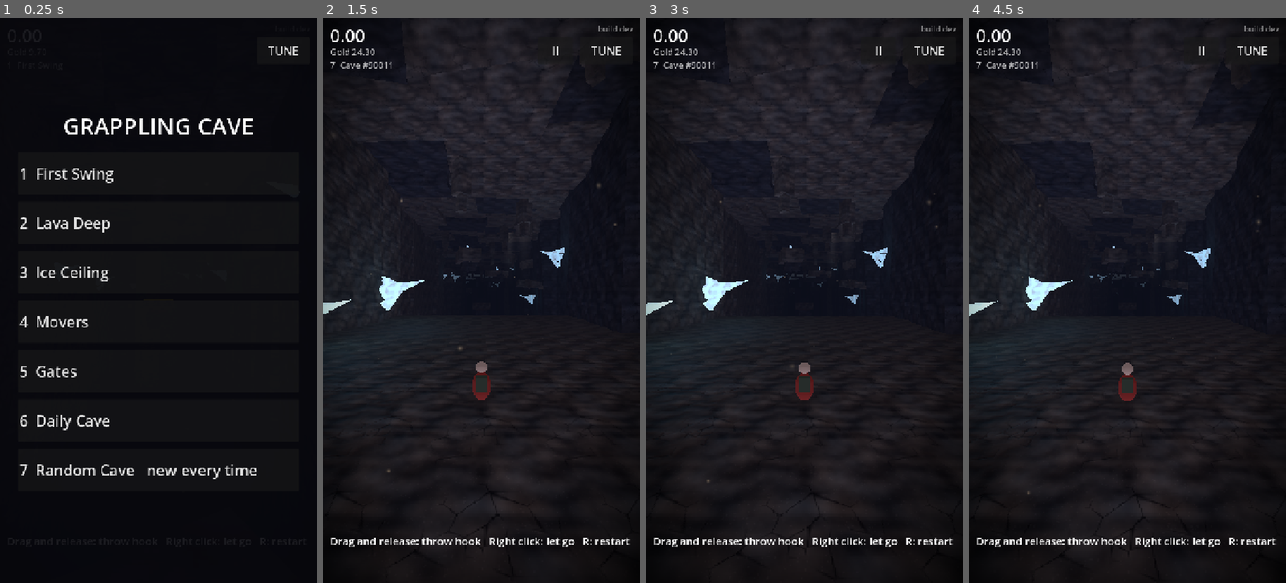
Above: before the commit, frames 1-4 (left to right).
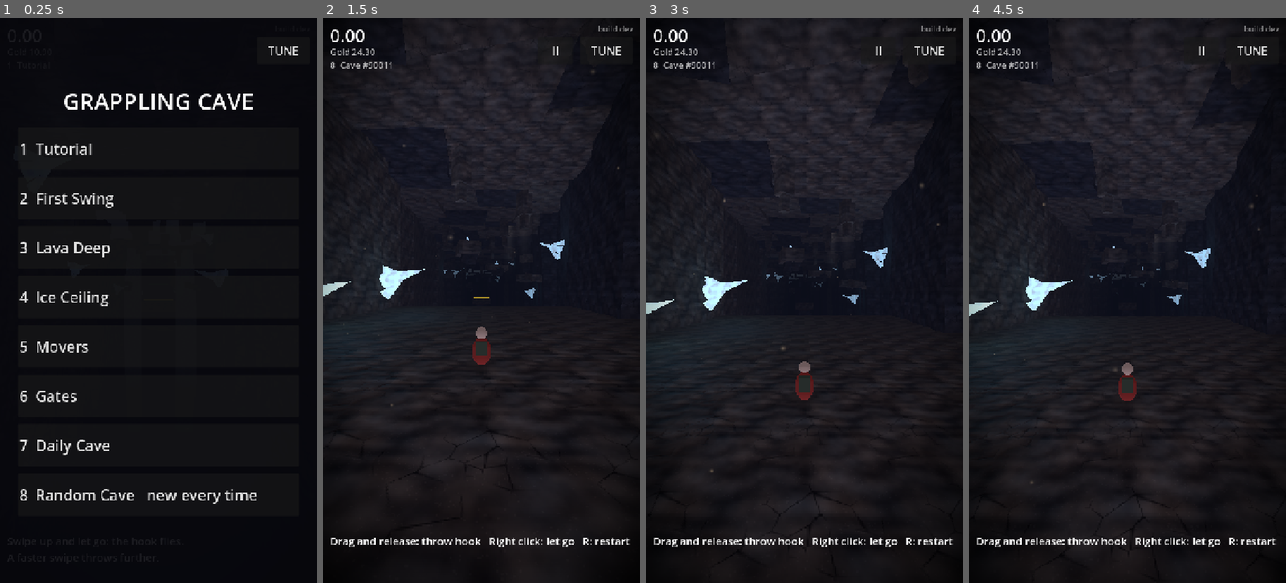
Above: after the commit, the same moments.

Repository: j4nric/Grappling-hook-app
Game: Godot game, scene res://scenes/main.tscn
The game is run twice, just before and just after one commit, with the same random seed, the same clock (stepped at 60 frames per second) and the same inputs.
Inputs (mouse positions are in pixels of both pictures, inside the frame that each line leads up to):
- Up to frame 1 (0.25 s): no input
- Up to frame 2 (1.5 s): click (481, 470) at 0.5 s, where only the run before the commit has a clickable "7 Random Cave new every time"; click (481, 492) at 1.25 s, where only the run after the commit has a clickable "8 Random Cave new every time"
- Up to frame 3 (3 s): click "TUNE" at 2 s; click "Play" at 2.75 s
- Up to frame 4 (4.5 s): click "II" at 3.5 s; click "Restart" at 4.25 s

The runs differ from the first frame. In frame 1, 5.5% of the frame differs, in the area x 6-82%, y 13-86%; in frame 2, 1.7%; in frame 3, 0.2%; in frame 4, less than 0.1%.

Commit message:
Musik nach Tempo und Tutorial-Level
Co-Authored-By: Claude Opus 5.5 <noreply@anthropic.com>
Claude-Session: https://claude.ai/code/session_01NprrisYecDf1UXiA34pvZx

Diff:
--- /dev/null
+++ b/scenes/levels/level_00.tscn
@@ -0,0 +1,13 @@
+[gd_scene load_steps=2 format=3]
+
+[ext_resource type="Script" path="res://scripts/level.gd" id="1_level"]
+
+[node name="Level" type="Node3D"]
+script = ExtResource("1_level")
+level_name = "Tutorial"
+gold_time = 10.9
+silver_time = 15.4
+bronze_time = 30.0
+layout_seed = 7
+segments = [{"length": 50.0, "width": 30.0, "ceiling": 20.0, "floor": "ground", "stalactites": 0.8, "crystals": 2, "shafts": 1}, {"length": 45.0, "width": 32.0, "ceiling": 22.0, "stalactites": 1.0, "crystals": 2, "shafts": 1}, {"length": 50.0, "width": 34.0, "ceiling": 24.0, "ice": 1.0, "checkpoint": true, "stalactites": 0.4, "outcrops": 0.5, "crystals": 2, "anchor_spacing": 14.0}, {"length": 50.0, "width": 34.0, "ceiling": 24.0, "checkpoint": true, "stalactites": 0.8, "crystals": 2, "gate": [0.0, 16.0]}, {"length": 30.0, "width": 30.0, "ceiling": 20.0, "floor": "ground", "stalactites": 0.5, "crystals": 1}]
+hints = [[0.0, "Swipe up and let go: the hook flies.\nA faster swipe throws further."], [-40.0, "Throw again while you fly:\nchain throws keep your speed."], [-95.0, "Ice does not hold the hook.\nAim for rock: stalactites, ledges."], [-150.0, "Fly through the gap in the ice wall.\nSwipe to the side to steer."], [-200.0, "Tap to let go of the rope.\nHold two fingers to restart."]]
--- a/scenes/main.tscn
+++ b/scenes/main.tscn
@@ -11,6 +11,7 @@
 [ext_resource type="Script" path="res://scripts/debug_overlay.gd" id="10_debug"]
 [ext_resource type="Script" path="res://scripts/pause_menu.gd" id="11_pause"]
 [ext_resource type="Script" path="res://scripts/speed_lines.gd" id="12_lines"]
+[ext_resource type="Script" path="res://scripts/music.gd" id="14_music"]
 [ext_resource type="Texture2D" path="res://assets/textures/vignette.png" id="13_vignette"]
 
 [sub_resource type="Environment" id="env"]
@@ -62,6 +63,11 @@
 player = NodePath("../Player")
 game = NodePath("..")
 
+[node name="Music" type="Node" parent="." node_paths=PackedStringArray("player", "game")]
+script = ExtResource("14_music")
+player = NodePath("../Player")
+game = NodePath("..")
+
 [node name="CameraRig" type="Node3D" parent="." node_paths=PackedStringArray("target", "view_camera")]
 script = ExtResource("4_camera")
 target = NodePath("../Player")
--- a/scripts/game.gd
+++ b/scripts/game.gd
@@ -157,6 +157,8 @@
 	if player.global_position.y < level.kill_y:
 		_on_killed()
 	time_label.text = "%.2f" % _elapsed
+	if not level.hints.is_empty() and not _finished and hint_label.text != level.hint_at(player.global_position.z):
+		_update_hud()
 	var size := get_viewport().get_visible_rect().size
 	var landscape := size.x > size.y
 	if landscape != _landscape:
@@ -369,6 +371,8 @@
 		hint_label.text = ""
 	elif _landscape and _touch:
 		hint_label.text = "Hold your phone upright (portrait)"
+	elif not level.hints.is_empty():
+		hint_label.text = level.hint_at(player.global_position.z)
 	elif _hint_dismissed:
 		hint_label.text = ""
 	elif _touch:
--- a/scripts/level.gd
+++ b/scripts/level.gd
@@ -23,6 +23,9 @@
 @export var layout_seed := 1
 ## Falling below this height: back to the last checkpoint.
 @export var kill_y := -30.0
+## Tutorial hints: [z, text] pairs; a hint shows once the player is past
+## its z (forward is -Z) until the next one.
+@export var hints: Array = []
 
 var _built := false
 
@@ -56,6 +59,15 @@
 	return "%08x" % (hash(level_name + var_to_str(segments) + str(layout_seed)) & 0xffffffff)
 
 
+## The hint for a position, "" if none.
+func hint_at(z: float) -> String:
+	var text := ""
+	for hint in hints:
+		if z <= float(hint[0]):
+			text = hint[1]
+	return text
+
+
 func start_position() -> Vector3:
 	return $Start.global_position
 
--- a/scripts/levels.gd
+++ b/scripts/levels.gd
@@ -3,6 +3,7 @@
 ## A procedural level is a path "cave://<kind>/<seed>" (kind: daily, random).
 
 const LIST: Array[String] = [
+	"res://scenes/levels/level_00.tscn",
 	"res://scenes/levels/level_01.tscn",
 	"res://scenes/levels/level_02.tscn",
 	"res://scenes/levels/level_03.tscn",
--- /dev/null
+++ b/scripts/music.gd
@@ -0,0 +1,59 @@
+extends Node
+## Music loop from tools/gen_music.py: three stems that play in sync. The
+## base (pad, bass, drips) always plays; the pulse comes in with speed, the
+## arpeggio at high speed or deep in a flow chain.
+
+const STEMS := ["music_base", "music_pulse", "music_arp"]
+
+@export var player: CharacterBody3D
+@export var game: Node
+## Music volume (0..1).
+@export var volume := 0.5
+## Pulse: from this speed (m/s) to full at the second value.
+@export var pulse_speed := Vector2(6.0, 22.0)
+## Arpeggio: from this speed to full ...
+@export var arp_speed := Vector2(26.0, 42.0)
+## ... or at full from this flow chain on.
+@export var arp_flow := 4
+## How fast the stems fade (1/s).
+@export var fade_speed := 1.2
+
+## Current level of each stem (0..1).
+var levels := [1.0, 0.0, 0.0]
+var _stream := AudioStreamSynchronized.new()
+var _audio := AudioStreamPlayer.new()
+
+
+func _ready() -> void:
+	_stream.stream_count = STEMS.size()
+	for i in STEMS.size():
+		_stream.set_sync_stream(i, load("res://assets/music/%s.wav" % STEMS[i]))
+	_audio.stream = _stream
+	add_child(_audio)
+	_apply()
+
+
+func _process(delta: float) -> void:
+	# Browsers only allow audio after the first touch; keep trying.
+	if not _audio.playing:
+		_audio.play()
+	var speed := player.velocity.length() if player else 0.0
+	var flow: int = game.flow if game and "flow" in game else 0
+	var targets := [
+		1.0,
+		smoothstep(pulse_speed.x, pulse_speed.y, speed),
+		maxf(smoothstep(arp_speed.x, arp_speed.y, speed), 1.0 if flow >= arp_flow else 0.0),
+	]
+	var k := 1.0 - exp(-fade_speed * delta)
+	for i in levels.size():
+		levels[i] = lerpf(levels[i], targets[i], k)
+	_apply()
+
+
+func is_playing() -> bool:
+	return _audio.playing
+
+
+func _apply() -> void:
+	for i in levels.size():
+		_stream.set_sync_stream_volume(i, linear_to_db(maxf(volume * levels[i], 0.0001)))
--- a/scripts/tuning_panel.gd
+++ b/scripts/tuning_panel.gd
@@ -77,6 +77,7 @@
 	["CameraRig", "collision_margin", 0.0, 2.0, 0.1, "Camera"],
 	["World/PixelView", "stretch_shrink", 1.0, 6.0, 1.0, "Camera"],
 	["Sfx", "volume", 0.0, 1.0, 0.05, "Misc"],
+	["Music", "volume", 0.0, 1.0, 0.05, "Misc"],
 	["Debug", "shown", 0.0, 1.0, 1.0, "Misc"],
 	["Debug", "auto_quality", 0.0, 1.0, 1.0, "Misc"],
 	["Debug", "min_fps", 20.0, 60.0, 1.0, "Misc"],
--- a/tests/test_case.gd
+++ b/tests/test_case.gd
@@ -24,6 +24,11 @@
 var levels: Array[String] = TUNNELS
 ## Level the test plays (index into levels).
 var level_index := 0
+
+
+## Index of a level scene ("level_02") in Levels.LIST.
+static func level_named(file: String) -> int:
+	return Levels.LIST.find("res://scenes/levels/%s.tscn" % file)
 
 
 func load_main() -> void:
--- a/tests/test_caverns.gd
+++ b/tests/test_caverns.gd
@@ -34,14 +34,14 @@
 	var space: PhysicsDirectSpaceState3D = main.get_world_3d().direct_space_state
 	# Level 1: hall 3 (ceiling 30 m) leads into the lower hall 4 (24 m) at
 	# z = -175 over a slanted slab.
-	main.load_level(0)
+	main.load_level(level_named("level_01"))
 	await wait_frames(2)
 	var hit := _ray(space, Vector3(0, 20, -165), Vector3(0, 40, -165))
 	check(not hit.is_empty() and hit.normal.z > 0.2, "a lower hall starts with a slanted ceiling (normal %s)" % [hit.get("normal")])
 
 	# Level 5: the first gate (hall 2, x = -8, 14 m wide, z = -75) is ice with
 	# an open slit.
-	main.load_level(4)
+	main.load_level(level_named("level_05"))
 	await wait_frames(2)
 	var through := _ray(space, Vector3(-8, 15, -60), Vector3(-8, 15, -80))
 	check(through.is_empty() or through.position.z < -76.0, "the gate slit is open")
--- a/tests/test_elements.gd
+++ b/tests/test_elements.gd
@@ -5,7 +5,7 @@
 
 func run() -> void:
 	levels = Levels.LIST
-	level_index = 1  # Lava Deep: lava below halls 2-4, checkpoint at hall 3
+	level_index = level_named("level_02")  # Lava Deep: lava below halls 2-4, checkpoint at hall 3
 	await load_main()
 	var p := player()
 	await wait_frames(5)
@@ -29,7 +29,7 @@
 	check(absf(p.global_position.z) < 1.0, "restart goes back to the level start")
 
 	# Ice (no_hook) does not hold the hook, rock does: Ice Ceiling.
-	main.load_level(2)
+	main.load_level(level_named("level_03"))
 	await wait_frames(5)
 	var ice: Array[Node] = main.level.get_node("Geometry").find_children("Ice*", "StaticBody3D", false, false)
 	check(not ice.is_empty(), "the ice level has ice")
@@ -41,7 +41,7 @@
 	check(not p.can_stick({"collider": rock, "normal": Vector3.UP}), "floors do not hold the hook")
 
 	# Movers: the anchor rides along.
-	main.load_level(3)
+	main.load_level(level_named("level_04"))
 	await wait_frames(5)
 	var mover: Node3D = main.level.get_node("Movers").get_child(0)
 	p.global_position = mover.global_position + Vector3(0, -6, 6)
--- a/tests/test_hud.gd
+++ b/tests/test_hud.gd
@@ -38,3 +38,16 @@
 	check(tuning.values_text().contains("all values at default"), "values text without changes")
 	tuning._sliders["Player/gravity"].value = 30.0
 	check(tuning.values_text().contains("Player/gravity = 30"), "values text lists changed values")
+
+	# Tutorial: hints change along the way.
+	levels = Levels.LIST
+	main.level_list = Levels.LIST
+	main.load_level(level_named("level_00"))
+	await wait_frames(3)
+	var tutorial_hint: Label = main.get_node("HUD/Safe/HintLabel")
+	check(tutorial_hint.text.begins_with("Swipe up"), "tutorial starts with the throw hint (%s)" % tutorial_hint.text)
+	InputRouter.throw_requested.emit(Vector2(0, -300), Vector2(0, -3000))
+	await wait_frames(2)
+	player().global_position = Vector3(0, 10, -100)
+	await wait_frames(3)
+	check(tutorial_hint.text.begins_with("Ice does not hold"), "further in, the ice hint shows (%s)" % tutorial_hint.text)
--- /dev/null
+++ b/tests/test_music.gd
@@ -0,0 +1,30 @@
+extends "res://tests/test_case.gd"
+## Music: three stems in sync, the pulse and the arpeggio come in with speed
+## and flow and fade out at rest; the stems loop seamlessly.
+
+
+func run() -> void:
+	for stem in ["music_base", "music_pulse", "music_arp"]:
+		var wav: AudioStreamWAV = load("res://assets/music/%s.wav" % stem)
+		check(wav != null and wav.loop_mode != AudioStreamWAV.LOOP_DISABLED, "%s loops" % stem)
+		check(wav != null and absf(wav.get_length() - 20.0) < 0.1, "%s is one 20 s loop" % stem)
+	await load_main()
+	var music := main.get_node("Music")
+	var p := player()
+	await wait_frames(30)
+	check(music.is_playing(), "music plays")
+	check(music.levels[0] > 0.9 and music.levels[1] < 0.2 and music.levels[2] < 0.1, "at rest only the base plays %s" % [music.levels])
+	for i in 180:
+		p.velocity = Vector3(0, 0, -45)
+		await get_tree().process_frame
+	check(music.levels[1] > 0.8 and music.levels[2] > 0.6, "at full speed pulse and arpeggio play %s" % [music.levels])
+	main.restart()
+	main.flow = music.arp_flow
+	for i in 120:
+		p.velocity = Vector3.ZERO
+		await get_tree().process_frame
+	check(music.levels[2] > 0.6, "a long flow chain keeps the arpeggio %s" % [music.levels])
+	main.flow = 0
+	for i in 240:
+		await get_tree().process_frame
+	check(music.levels[1] < 0.2 and music.levels[2] < 0.2, "back at rest it calms down %s" % [music.levels])
Not shown, added: assets/music/music_arp.wav.import
Not shown, added: assets/music/music_base.wav.import
Not shown, added: assets/music/music_pulse.wav.import
Not shown: 1 places in scenes/main.tscn that only renumber resources
Not shown, added: scripts/music.gd.uid
Not shown, added: tests/test_music.gd.uid
Not shown, changed: CLAUDE.md
Not shown, added: assets/music/music_arp.wav
Not shown, added: assets/music/music_base.wav
Not shown, added: assets/music/music_pulse.wav
Not shown, changed: docs/design.md
Not shown, changed: docs/next-steps.md
(and 1 more such lines)
